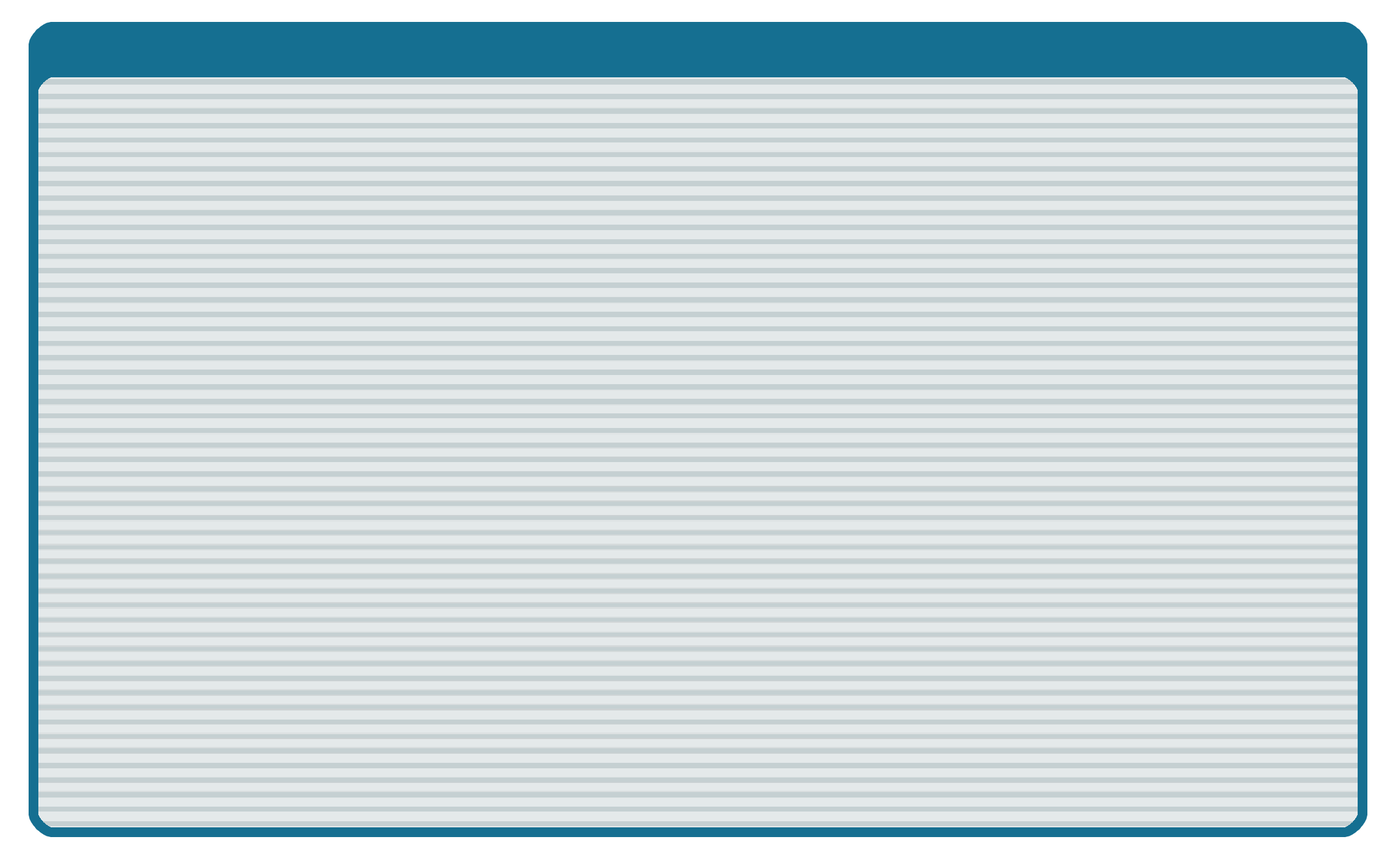
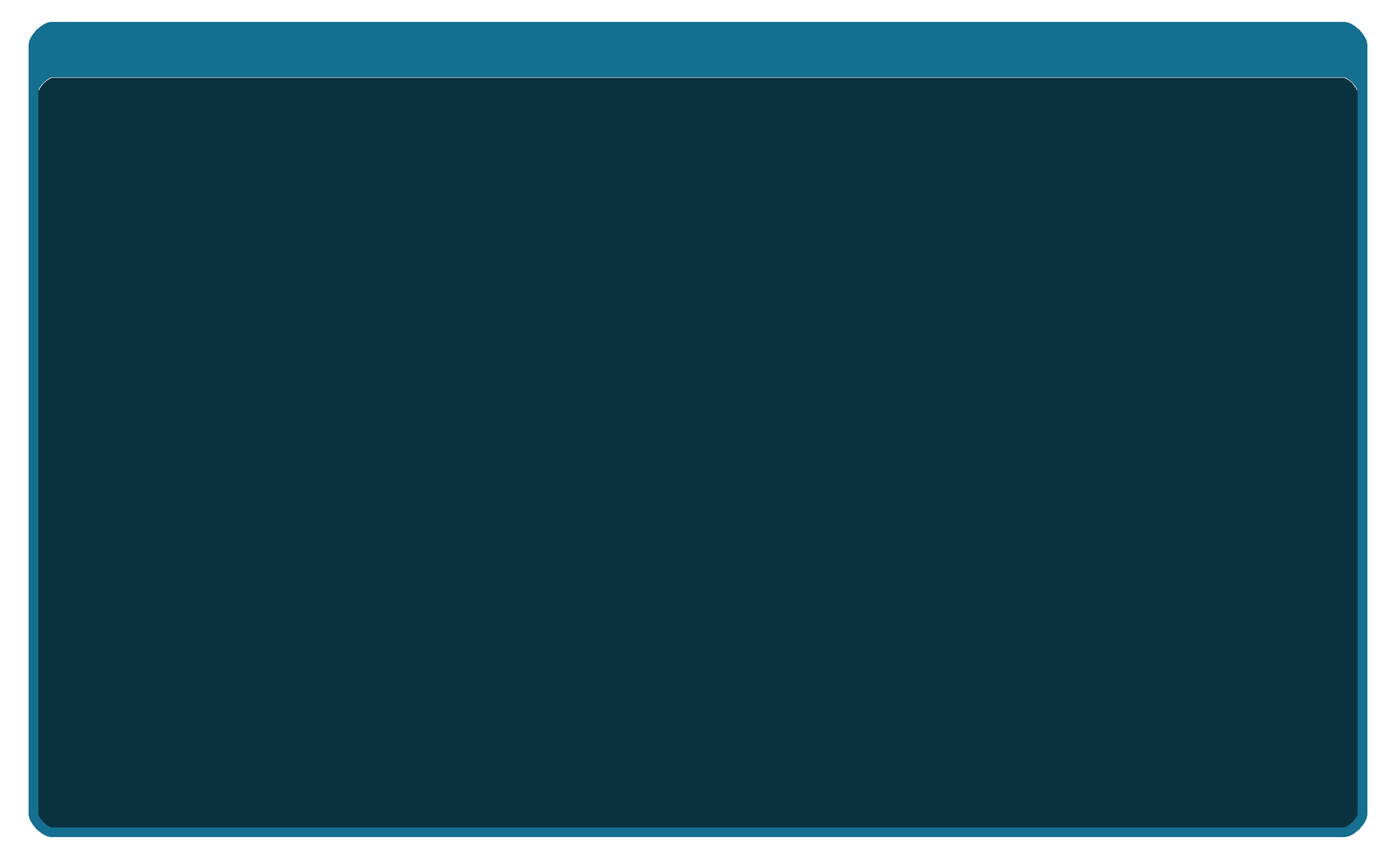
The second 1396 × 845 image is a revision of the first. Changes to its layers:
added layer "Capa 3 copia" in group "Grupo 1" over [38, 77, 1358, 828]
